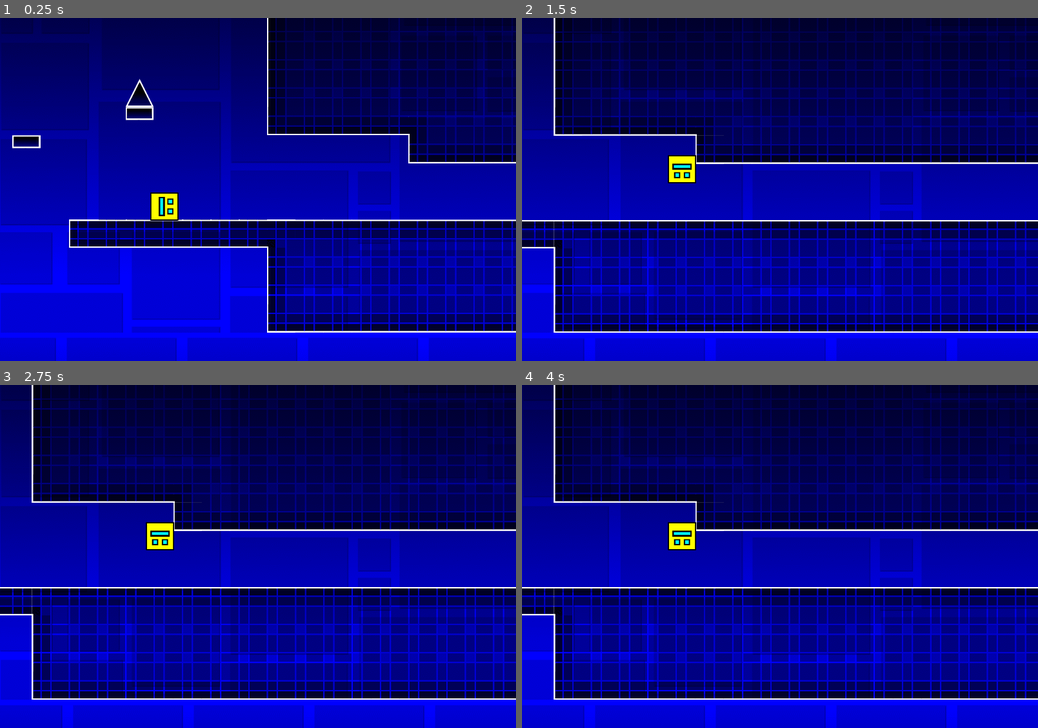
Above: before the commit, frames 1-4 (two rows, left to right).
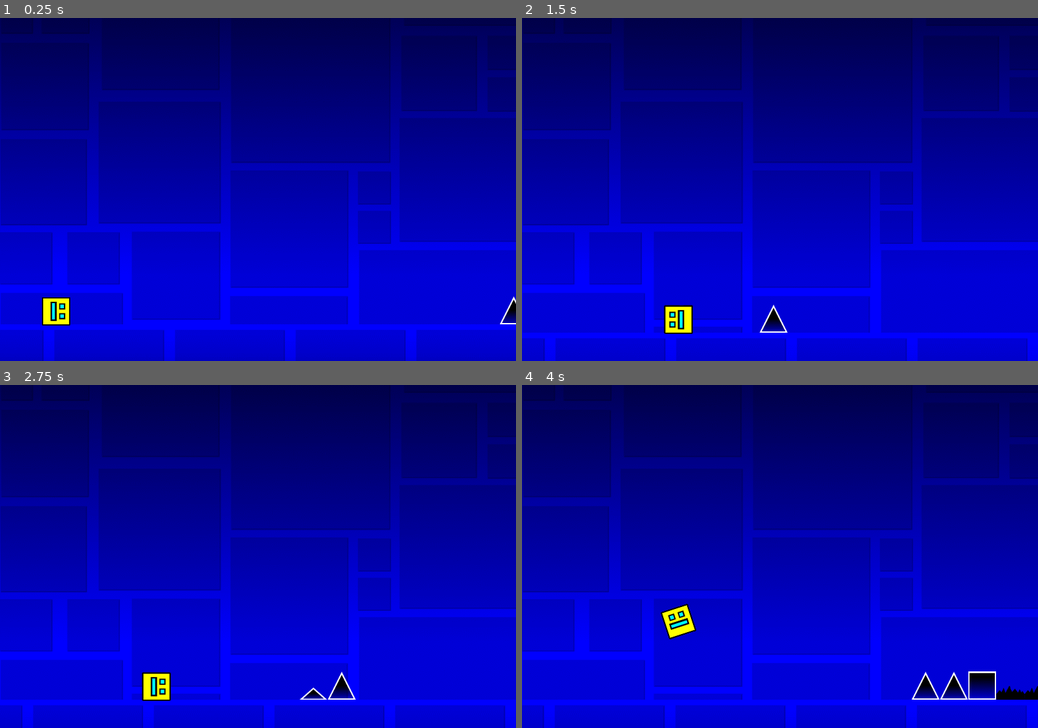
Above: after the commit, the same moments.

Repository: walizw/Champions
Game: Godot game, scene res://scenes/TestScene.tscn
The game is run twice, just before and just after one commit, with the same random seed, the same clock (stepped at 60 frames per second) and the same inputs.
Inputs:
- Up to frame 1 (0.25 s): no input
- Up to frame 2 (1.5 s): tap Space (jump) at 0.77 s
- Up to frame 3 (2.75 s): tap Space (jump) at 1.52 s
- Up to frame 4 (4 s): tap Space (jump) at 3.02, 3.77 s

The runs differ from the first frame. In frame 1, 35% of the frame differs, in the area x 0-100%, y 0-100%; in frame 2, 57%; in frame 3, 57%; in frame 4, 57%.

Commit message:
now vehicles are preloaded and bug fixc

Diff:
--- a/scenes/TestScene.tscn
+++ b/scenes/TestScene.tscn
@@ -56,4 +56,4 @@
 script = ExtResource( 4 )
 
 [node name="Cube" parent="." instance=ExtResource( 2 )]
-position = Vector2( 14219, 309 )
+position = Vector2( -64, 568 )
--- a/scripts/AutoLoads/PlayerData.gd
+++ b/scripts/AutoLoads/PlayerData.gd
@@ -20,6 +20,10 @@
 
 var g1y: = 728
 var g2y: = -100000 # top ground y
+
+# some preloads
+var cube_vehicle: = preload ("res://prefabs/Cube.tscn")
+var ship_vehicle: = preload ("res://prefabs/Ship.tscn")
 
 func reset_vars ():
 	# Useful when changing levels
@@ -47,8 +51,11 @@
 
 # TODO: Should all the vehicles be instantiated at _ready?
 func vehicle_transform (from: Vehicle, to: String) -> void:
-	var to_scene = ResourceLoader.load (to)
-	var ins: Vehicle = to_scene.instance ()
+	var ins: Vehicle
+	if to == "CUBE":
+		ins = cube_vehicle.instance ()
+	elif to == "SHIP":
+		ins = ship_vehicle.instance ()
 	ins.global_position = from.global_position
 	get_tree ().get_root ().add_child (ins)
 	from.queue_free ()
--- a/scripts/Vehicles/Vehicle.gd
+++ b/scripts/Vehicles/Vehicle.gd
@@ -22,14 +22,14 @@
 	if is_on_wall ():# or is_on_ceiling():
 		die ()
 
+	move_vehicle (delta)
+
 	# TODO: This might give errors in the ship
 	if Input.is_action_just_pressed ("jump") and not is_on_floor ():
 		PlayerData.canring = true
 
 	if PlayerData.canring and is_on_floor ():
 		PlayerData.canring = false
-
-	move_vehicle (delta)
 
 func move_vehicle (delta: float) -> void:
 	velocity.x = PlayerData.speed.x * PlayerData.speed_boost
@@ -81,8 +81,8 @@
 		velocity.y = -(PlayerData.speed.y + (PlayerData.speed.y * 0.8)) * PlayerData.gravdir
 
 	# TODO: Portals
-	elif tile_id == TileData.SPECIAL_TILE_PORTAL_CUBE:
+	elif tile_id == TileData.SPECIAL_TILE_PORTAL_CUBE and name != "Cube":
 		pass
-	elif tile_id == TileData.SPECIAL_TILE_PORTAL_SHIP:
-		PlayerData.vehicle_transform (self, "res://prefabs/Ship.tscn")
+	elif tile_id == TileData.SPECIAL_TILE_PORTAL_SHIP and name != "Ship":
+		PlayerData.vehicle_transform (self, "SHIP")
 		PlayerData.calc_ground_y (pos, 10)
